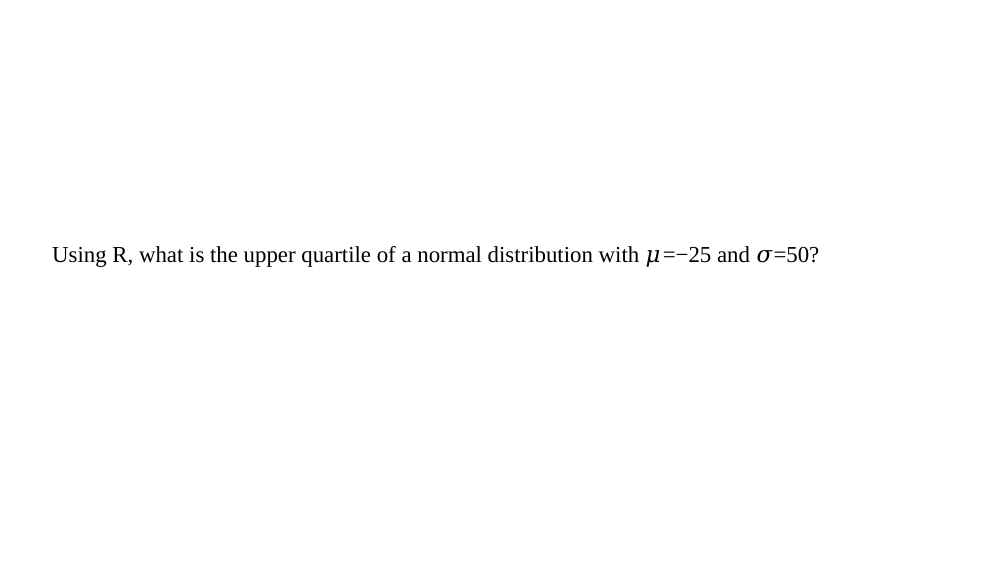
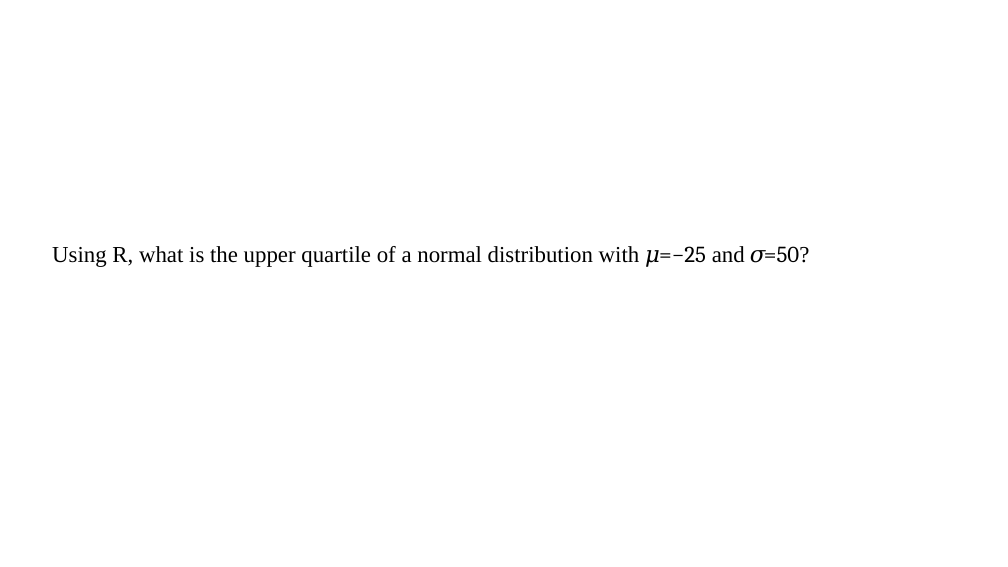
Before and after one commit to pvermees/geostats, a slide deck: slide 71 of slides/quizzes.odp. Drawn at 1008x567 pixels with LibreOffice and Linux fonts; fonts in the diff are those of the drawing. Boxes give left, top, right and bottom in pixels: in the first picture for what was removed or moved away, otherwise in the second. Text is boxed around its words. In the diff, an @@ line names an element or a change of style, - is before the commit and + after.

```diff
--- a/slides/quizzes.odp
+++ b/slides/quizzes.odp
@@ text "Using R, what is the ..." at (52,246,799,267): font Times New Roman to Cambria in "𝜇=−25 𝜎=50?" @@
```
Also in this commit, not shown: 6 other slides changed, 2 slides added.
